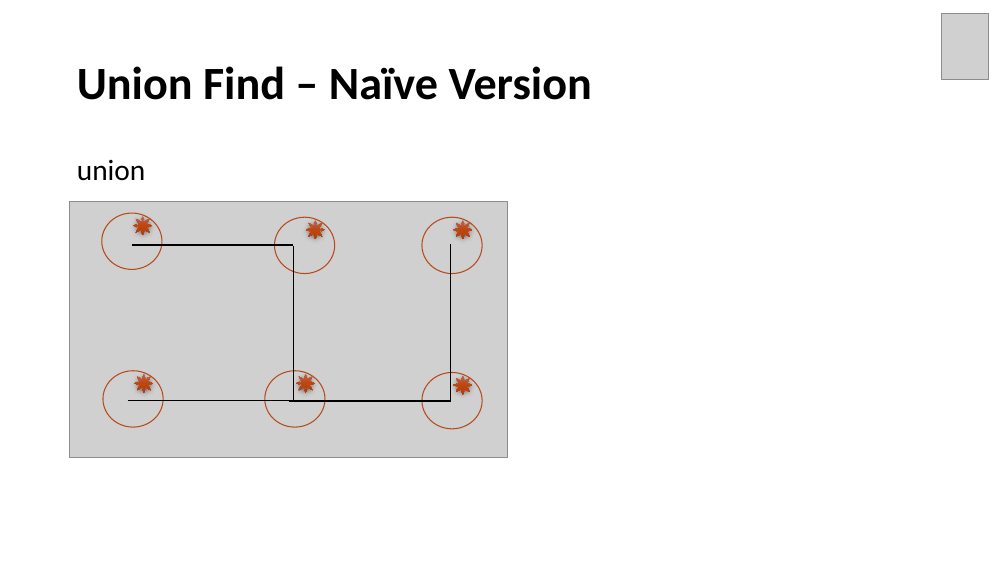
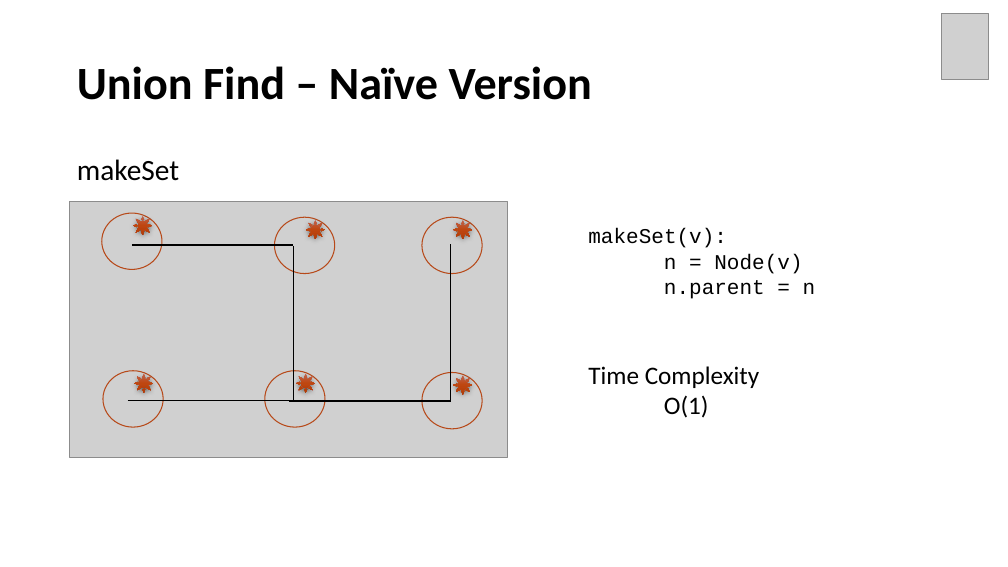
Before and after one commit to Neo-Hao/union-find, a slide deck: slide 17 of slides.pptx. Drawn at 1008x567 pixels with LibreOffice and Linux fonts; fonts in the diff are those of the drawing; grey boxes stand for pictures. Boxes give left, top, right and bottom in pixels: in the first picture for what was removed or moved away, otherwise in the second. Text is boxed around its words. In the diff, an @@ line names an element or a change of style, - is before the commit and + after.

```diff
--- a/slides.pptx
+++ b/slides.pptx
@@ text at box(77, 159, 179, 181): text changed @@
-union
+makeSet
@@ text added at box(588, 228, 816, 418), 20 pt, text #000000 @@
+makeSet(v):
+n = Node(v)
+n.parent = n
+Time Complexity
+O(1)
```
Also in this commit, not shown: 9 other slides changed, 2 slides added, 4 other files.
